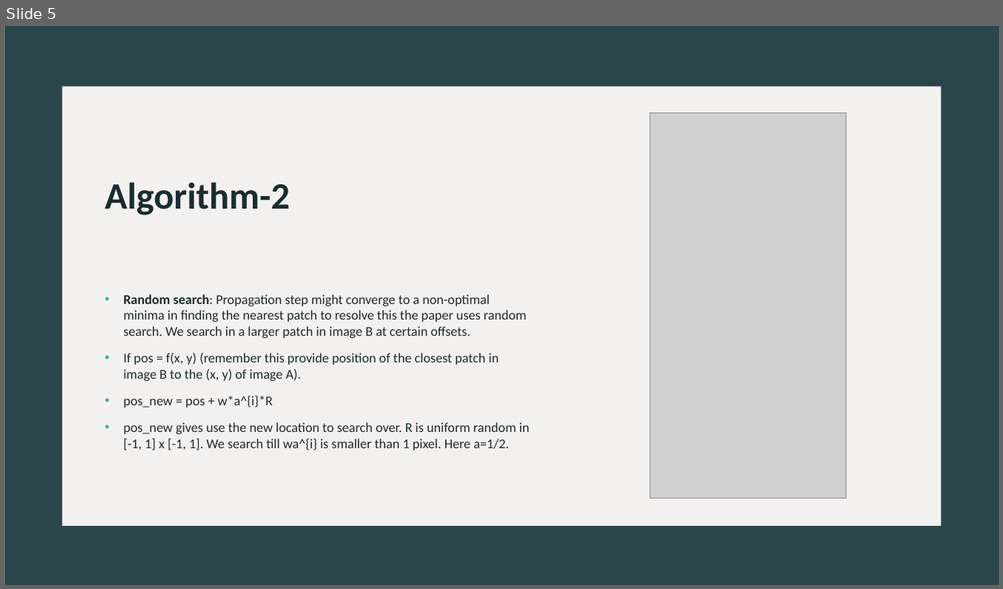
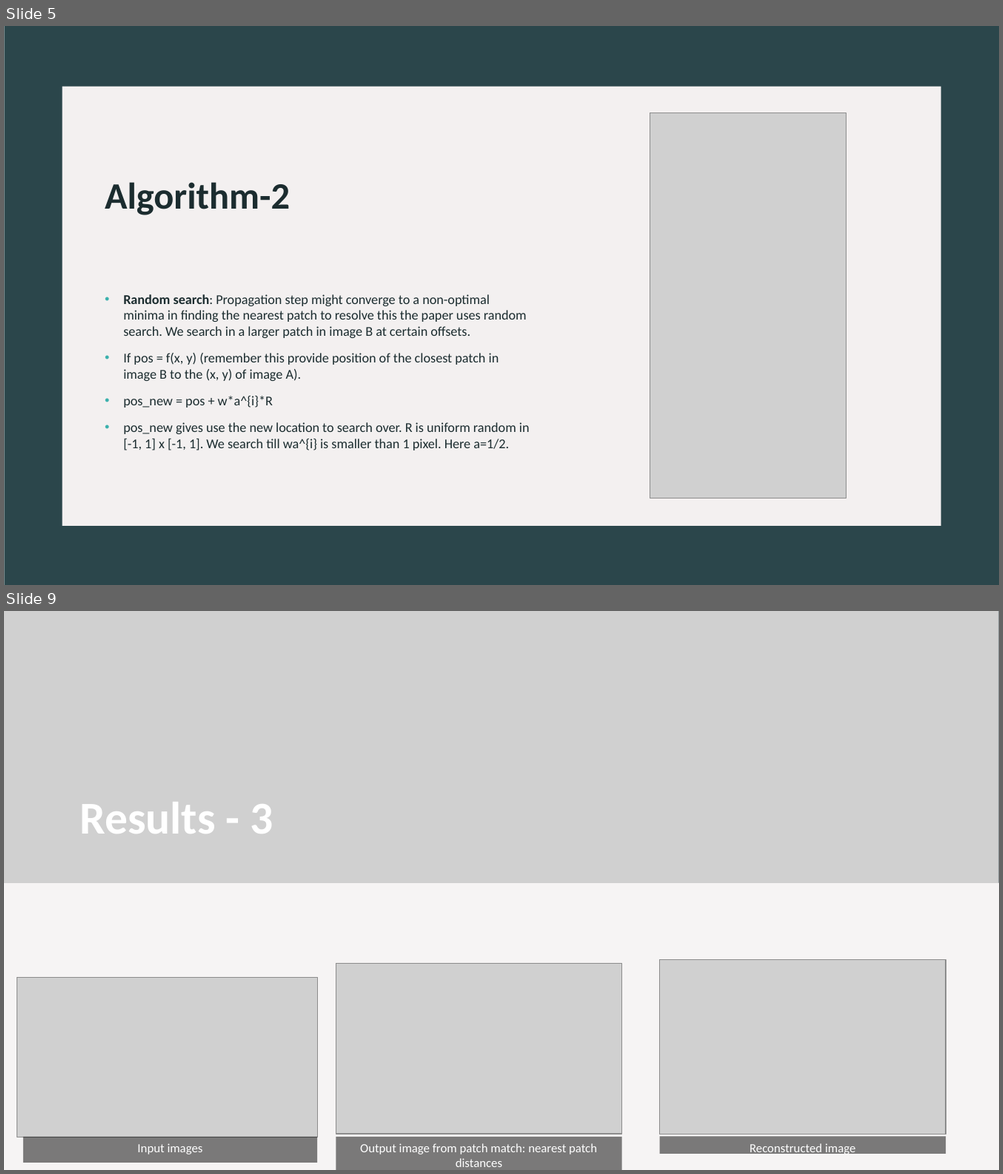
Before and after one commit to AnoushkaVyas/PatchMatch, a slide deck: documents/Patchmatch_mideval.pptx. Shown one above the other, each under a label of ours: slide 5 before the commit, slides 5 and 9 after it; the slides between them are not shown. The pictures are 1003x589 and 1003x1174 pixels, drawn with LibreOffice and Linux fonts; fonts in the diff are those of the drawing; grey boxes stand for pictures; background and template pictures are left out. Boxes give left, top, right and bottom in pixels: in the first picture for what was removed or moved away, otherwise in the second. Text is boxed around its words. In the diff, an @@ line names an element or a change of style, - is before the commit and + after.

Commit message:
Added results for mid eval

```diff
--- a/documents/Patchmatch_mideval.pptx
+++ b/documents/Patchmatch_mideval.pptx
@@ slide 9 added at (x1=4, y1=611, x2=999, y2=1170), background #FFFFFF @@
@@ picture added at (x1=4, y1=611, x2=999, y2=724) @@
@@ rectangle added at (x1=4, y1=611, x2=999, y2=1170), fill #FFFFFF @@
@@ rectangle added at (x1=4, y1=611, x2=999, y2=1170), fill #F3F0F0 at 70% opacity @@
@@ rectangle added at (x1=4, y1=611, x2=999, y2=883), fill #2B464B @@
@@ picture added at (x1=4, y1=611, x2=999, y2=883) @@
@@ title added at (x1=79, y1=802, x2=273, y2=834), 44 pt, text #FFFFFF, bold @@
+Results - 3
@@ picture added at (x1=336, y1=963, x2=622, y2=1134) @@
@@ picture added at (x1=660, y1=960, x2=945, y2=1134) @@
@@ picture added at (x1=17, y1=978, x2=317, y2=1138) @@
@@ rectangle added at (x1=23, y1=1137, x2=317, y2=1163), fill #000000 at 50% opacity, 12 pt, text #FFFFFF @@
+Input images
@@ rectangle added at (x1=336, y1=1137, x2=622, y2=1170), fill #000000 at 50% opacity, 12 pt, text #FFFFFF @@
+Output image from patch match: nearest patch distances
@@ rectangle added at (x1=660, y1=1137, x2=945, y2=1154), fill #000000 at 50% opacity, 12 pt, text #FFFFFF @@
+Reconstructed image
```
Also in this commit, not shown: 1 slide changed, 2 other slides added, 1 slide removed, 1 other file.
